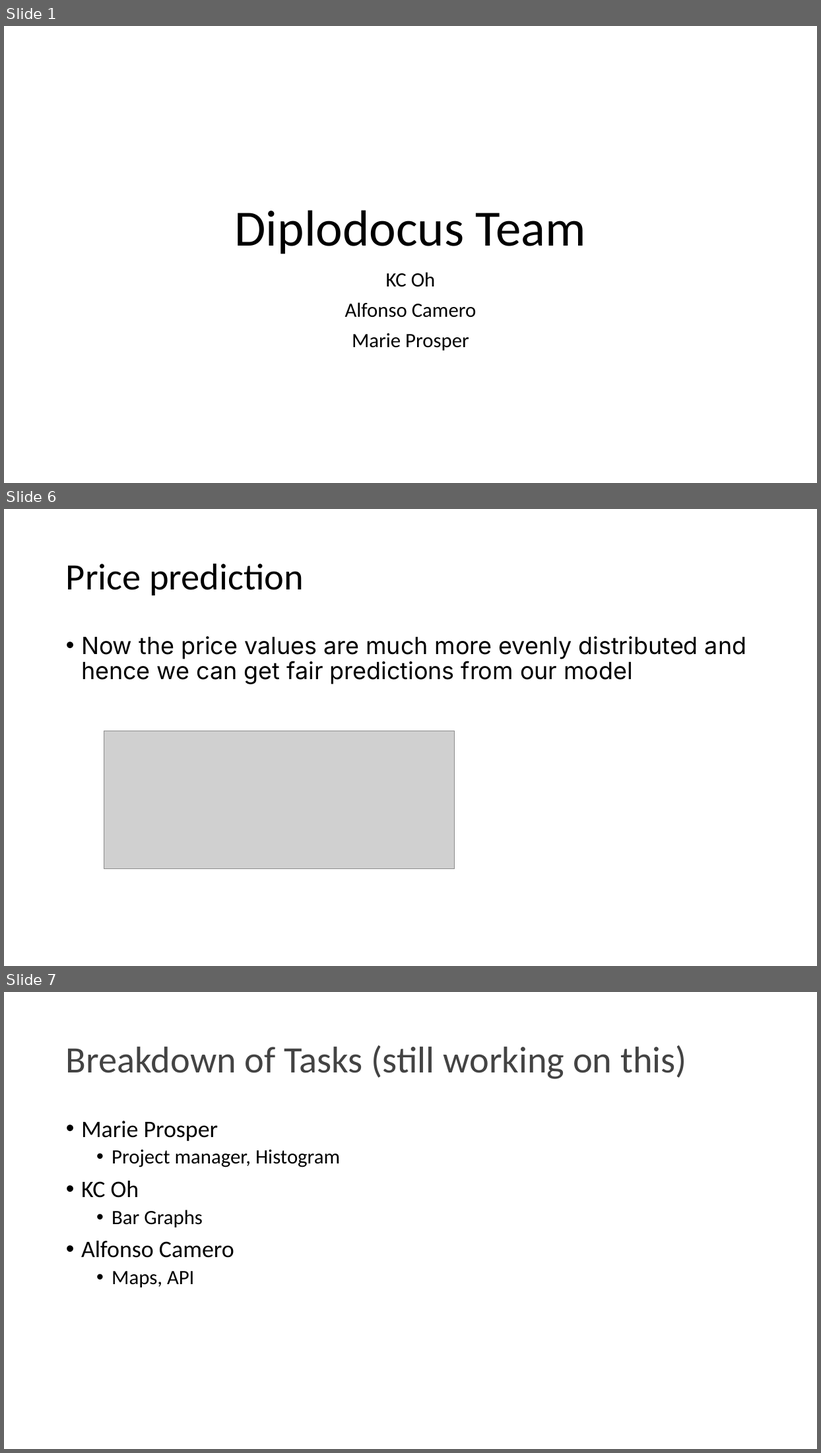
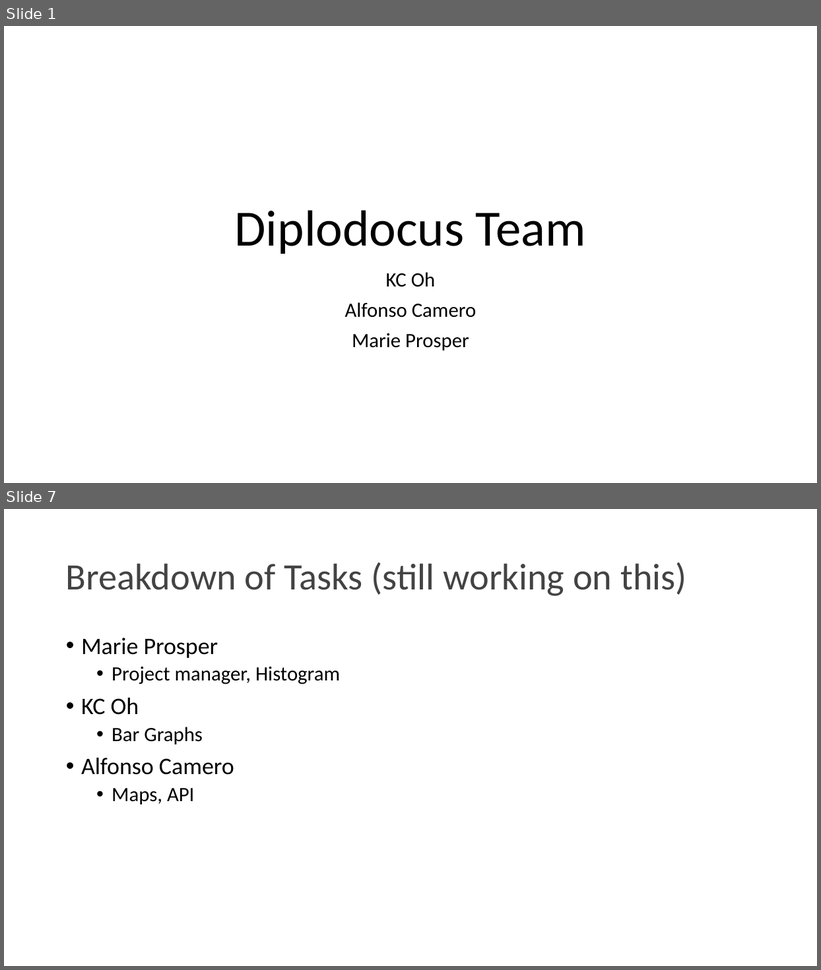
Before and after one commit to marieprosper77/Project1_Diplodocus_2, a slide deck: Diplodocus Team.pptx. Shown one above the other, each under a label of ours: slides 1, 6 and 7 before the commit, slides 1 and 7 after it; the slides between them are not shown. The pictures are 821x1453 and 821x970 pixels, drawn with LibreOffice and Linux fonts; fonts in the diff are those of the drawing; grey boxes stand for pictures. Boxes give left, top, right and bottom in pixels: in the first picture for what was removed or moved away, otherwise in the second. Text is boxed around its words. In the diff, an @@ line names an element or a change of style, - is before the commit and + after.

```diff
--- a/Diplodocus Team.pptx
+++ b/Diplodocus Team.pptx
@@ slide 6 removed at (4, 509, 817, 966), background #FFFFFF @@
@@ title removed at (66, 563, 304, 595) @@
-Price prediction
@@ text removed at (81, 636, 746, 685) @@
-• Now the price values are much more evenly distributed and hence we can get fair predictions from our model
@@ picture removed at (104, 731, 455, 869) @@
```
Also in this commit, not shown: 2 slides changed, 3 slides added, 2 other slides removed, 1 other file.
